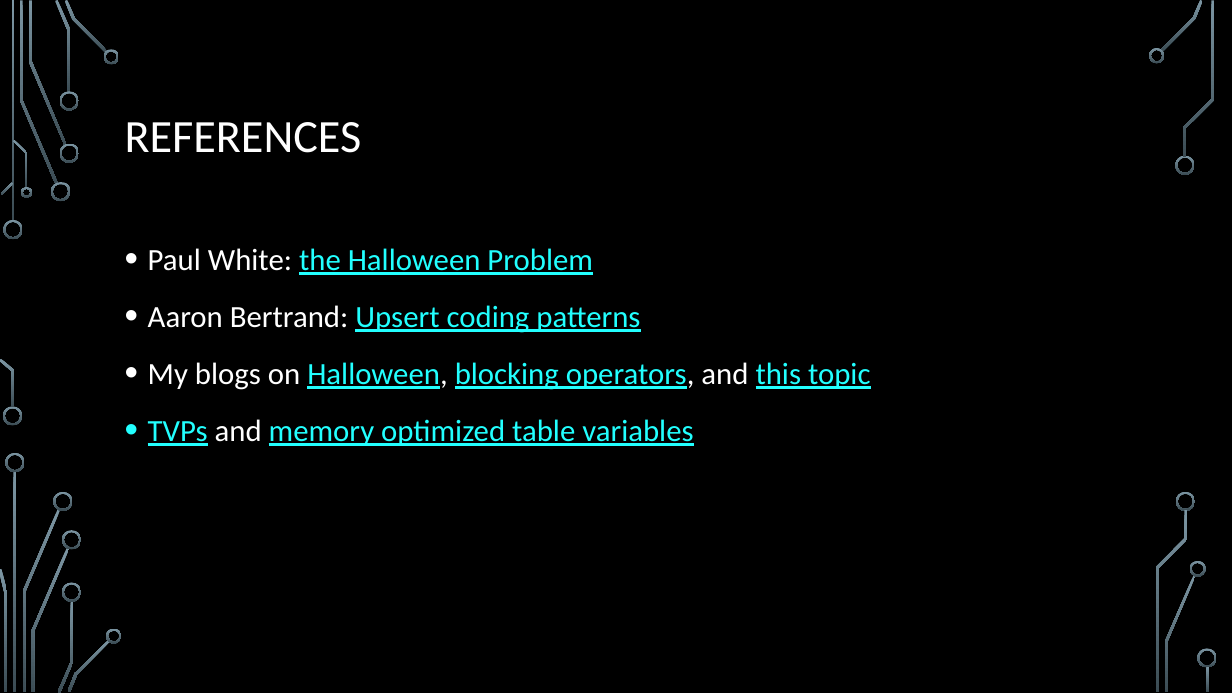
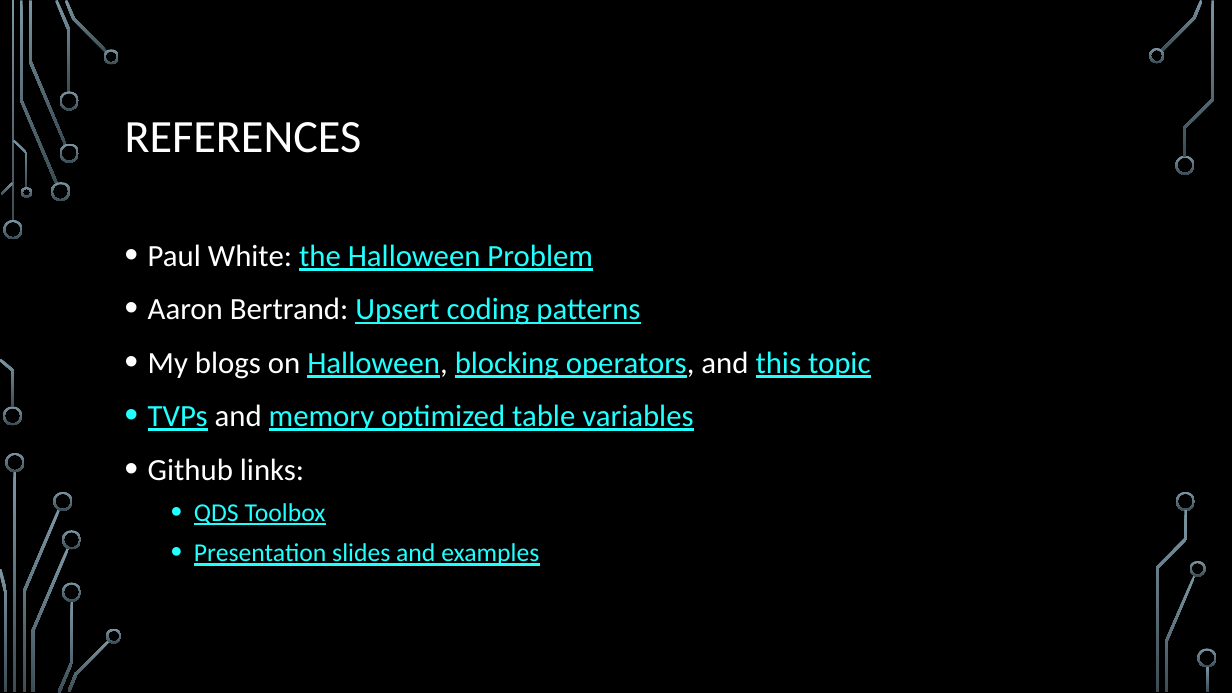
Before and after one commit to sqljared/Every-Millisecond-Counts, a slide deck: slide 21 of Every Millisecond Counts.pptx (slide 20 before the commit). Drawn at 1232x693 pixels with LibreOffice and Linux fonts; fonts in the diff are those of the drawing; background and template pictures are left out. Boxes give left, top, right and bottom in pixels: in the first picture for what was removed or moved away, otherwise in the second. Text is boxed around its words. In the diff, an @@ line names an element or a change of style, - is before the commit and + after.

```diff
--- a/Every Millisecond Counts.pptx
+++ b/Every Millisecond Counts.pptx
@@ text at bbox=[148, 244, 870, 431]: line spacing 1.2 to 1.1 @@
@@ text at bbox=[148, 458, 539, 566]: paragraphs added @@
+• Github links:
+  • QDS Toolbox
+  • Presentation slides and examples
```
Also in this commit, not shown: 1 slide added.
